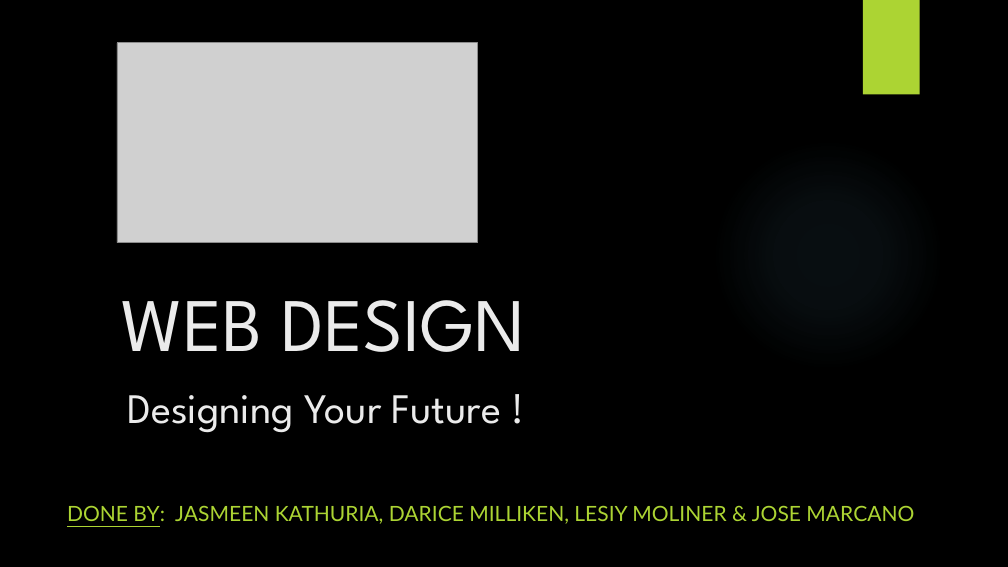
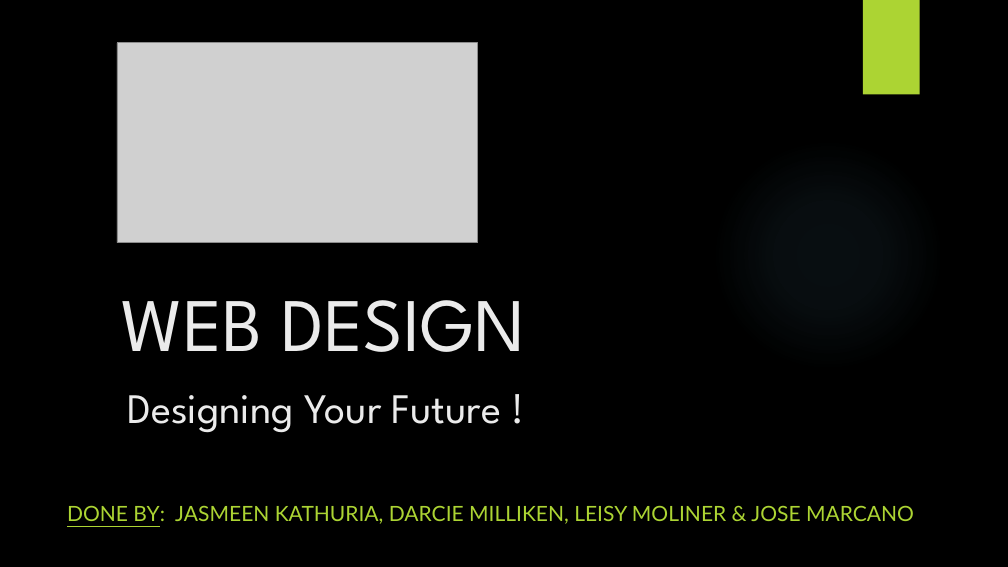
Before and after one commit to SAIT-OOSD-Team4/Group-Project, a slide deck: slide 1 of km3/KM3.pptx. Drawn at 1008x567 pixels with LibreOffice and Linux fonts; fonts in the diff are those of the drawing; grey boxes stand for pictures; background and template pictures are left out. Boxes give left, top, right and bottom in pixels: in the first picture for what was removed or moved away, otherwise in the second. Text is boxed around its words. In the diff, an @@ line names an element or a change of style, - is before the commit and + after.

Commit message:
Updates to ppt
Need to add Jose's part

```diff
--- a/km3/KM3.pptx
+++ b/km3/KM3.pptx
@@ subtitle at [67, 505, 914, 524]: text changed @@
-DONE BY: JASMEEN KATHURIA, DARICE MILLIKEN, LESIY MOLINER & JOSE MARCANO
+DONE BY: JASMEEN KATHURIA, DARCIE MILLIKEN, LEISY MOLINER & JOSE MARCANO
```
Also in this commit, not shown: 3 other slides changed, 6 slides added, 2 slides removed.
